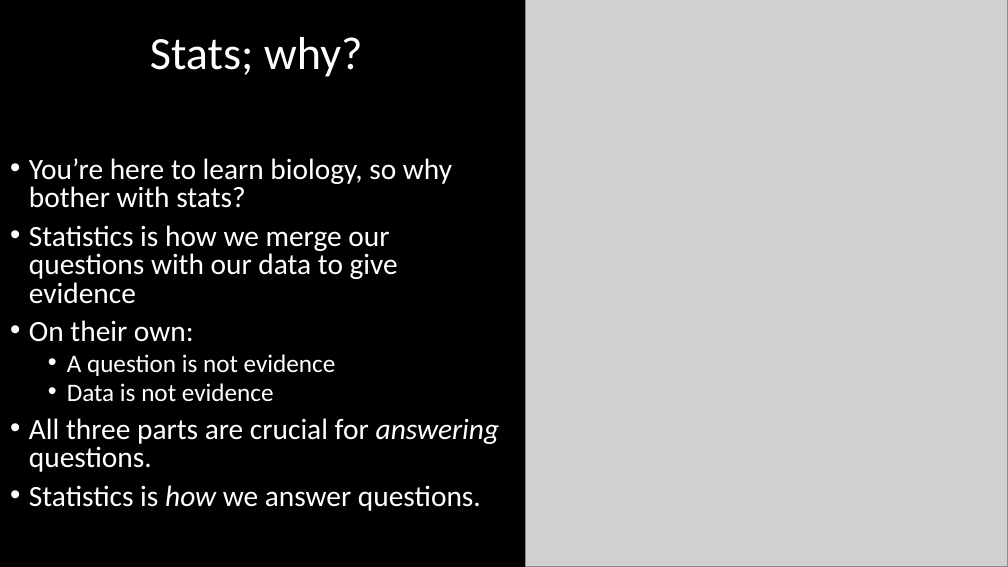
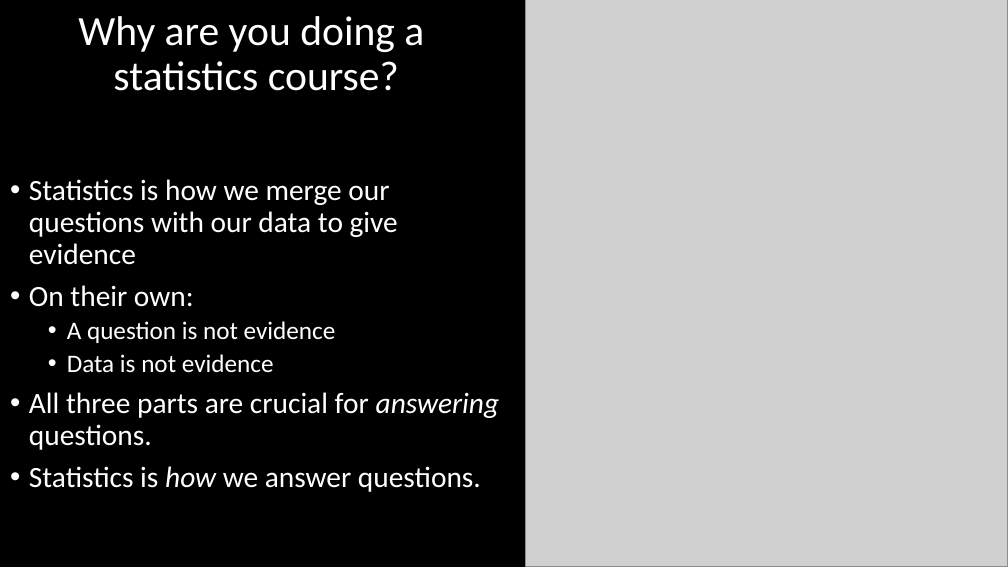
Before and after one commit to DeonRoos/stats-for-biologists, a slide deck: slide 4 of Lecture 1 - stats philosophy/Slides/Welcome - Lecture 1.pptx (slide 7 before the commit). Drawn at 1008x567 pixels with LibreOffice and Linux fonts; fonts in the diff are those of the drawing; grey boxes stand for pictures. Boxes give left, top, right and bottom in pixels: in the first picture for what was removed or moved away, otherwise in the second. Text is boxed around its words. In the diff, an @@ line names an element or a change of style, - is before the commit and + after.

```diff
--- a/Lecture 1 - stats philosophy/Slides/Welcome - Lecture 1.pptx
+++ b/Lecture 1 - stats philosophy/Slides/Welcome - Lecture 1.pptx
@@ title at [78, 16, 424, 91]: text changed; size 33 to 29.7 pt @@
-Stats; why?
+Why are you doing a
+statistics course?
@@ text "Statistics is how we merge ..." at [29, 179, 499, 492]: line spacing 0.8 to 0.9 @@
@@ text at [29, 158, 452, 208]: paragraph removed @@
-• You’re here to learn biology, so why bother with stats?
```
Also in this commit, not shown: 2 other slides changed, 6 slides added, 1 slide removed, 9 other files.
